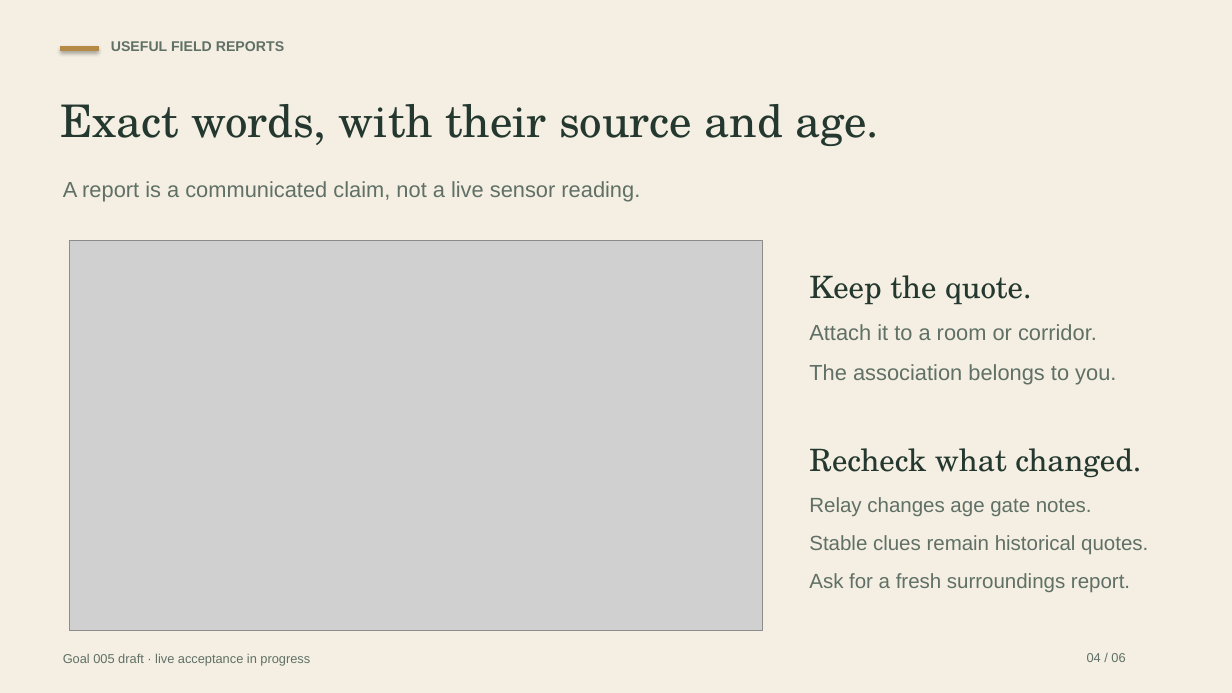
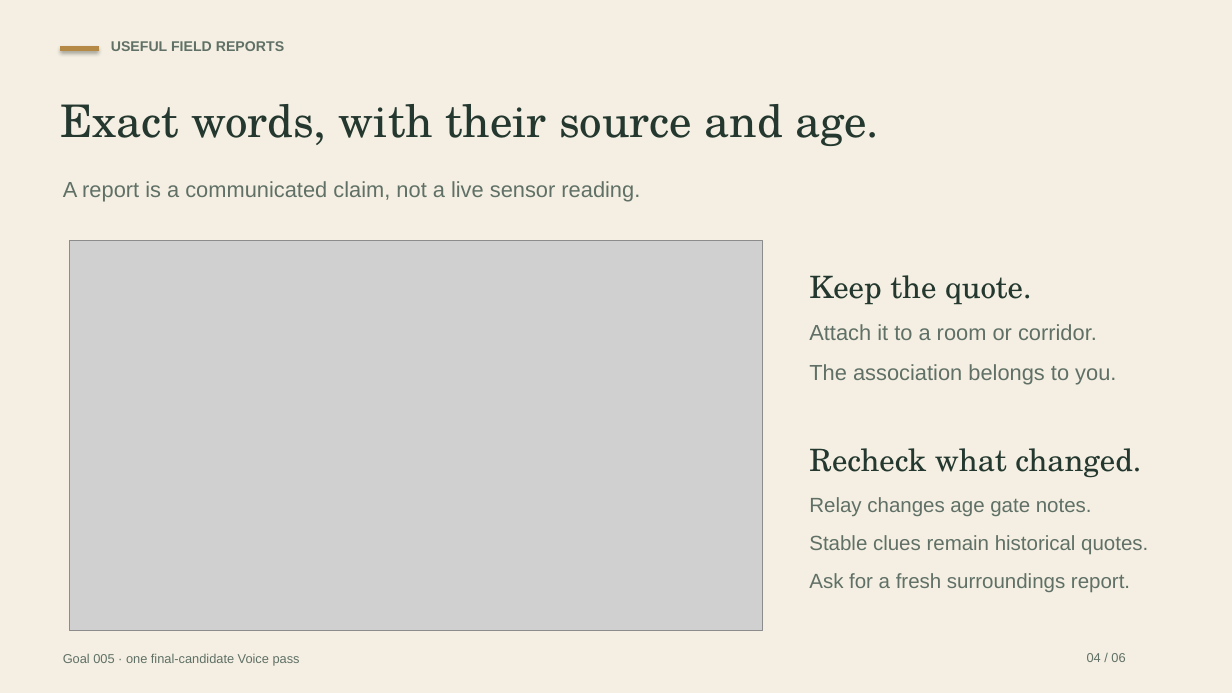
Before and after one commit to catlover-bot/talk-me-home, a slide deck: slide 4 of submission/Talk_Me_Home_Goal005_Pitch.pptx. Drawn at 1232x693 pixels with LibreOffice and Linux fonts; fonts in the diff are those of the drawing; grey boxes stand for pictures. Boxes give left, top, right and bottom in pixels: in the first picture for what was removed or moved away, otherwise in the second. Text is boxed around its words. In the diff, an @@ line names an element or a change of style, - is before the commit and + after.

Commit message:
Deliver Goal 005 evidence and local media with one verified Voice rescue
Record all eight consumed attempts, the final candidate's complete ordinary
Voice rescue, and its failed recovery sample without a remote ending ACK.
Keep the two-pass target unmet and preserve all historical accounting.

Deliver the Gallery demonstration, native pitch deck and PDF with actual
source provenance. Keep the MP4 local, public Live disabled and runtime/player
bytes identical to the frozen 2edf791 candidate.

```diff
--- a/submission/Talk_Me_Home_Goal005_Pitch.pptx
+++ b/submission/Talk_Me_Home_Goal005_Pitch.pptx
@@ text at (63,653,300,666): text changed @@
-Goal 005 draft · live acceptance in progress
+Goal 005 · one final-candidate Voice pass
```
Also in this commit, not shown: 4 other slides changed, 1 slide added, 1 slide removed, 38 other files.
